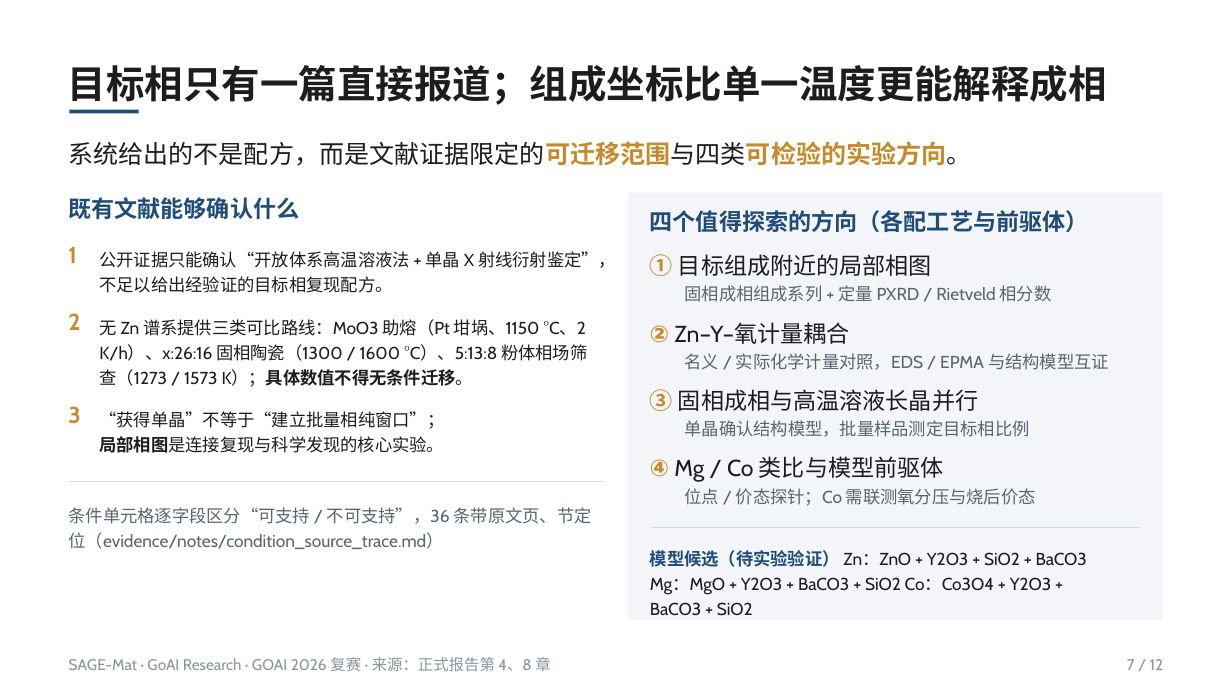
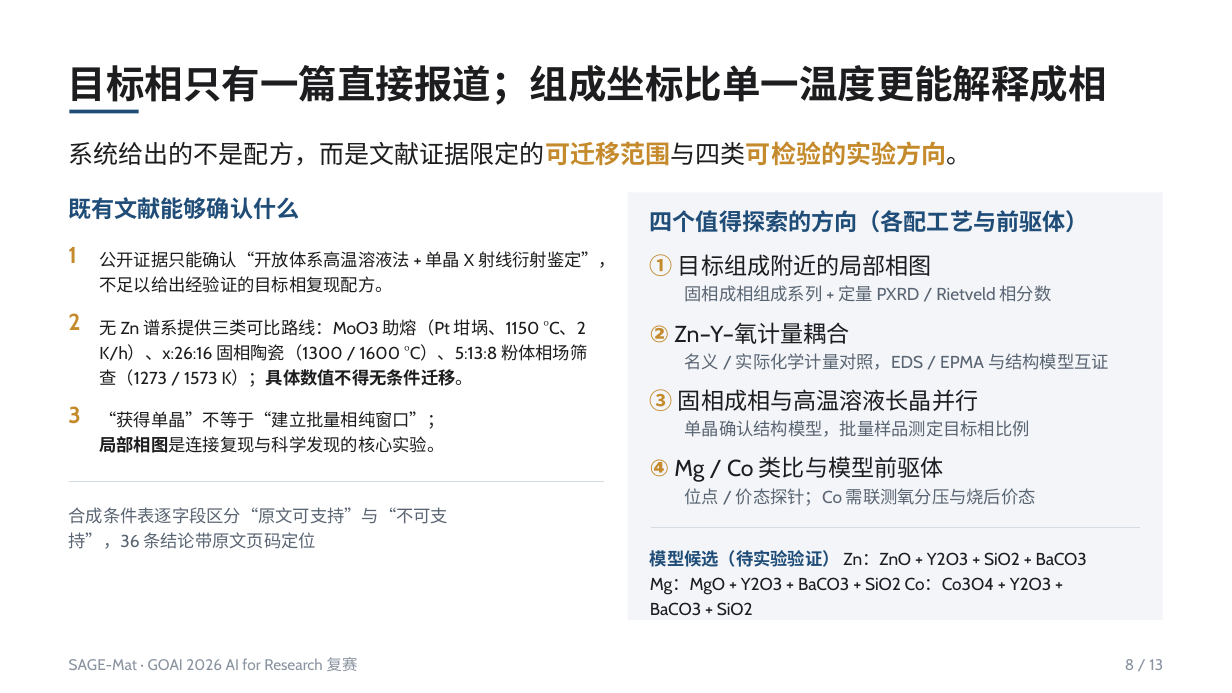
Before and after one commit to asimfish/goai_research, a slide deck: slide 8 of submission/goai_final/deck/SAGE-Mat_复赛方案说明.pptx (slide 7 before the commit). Drawn at 1232x693 pixels with LibreOffice and Linux fonts; fonts in the diff are those of the drawing. Boxes give left, top, right and bottom in pixels: in the first picture for what was removed or moved away, otherwise in the second. Text is boxed around its words. In the diff, an @@ line names an element or a change of style, - is before the commit and + after.

```diff
--- a/submission/goai_final/deck/SAGE-Mat_复赛方案说明.pptx
+++ b/submission/goai_final/deck/SAGE-Mat_复赛方案说明.pptx
@@ text at box(69, 507, 448, 549): text changed @@
-条件单元格逐字段区分“可支持 / 不可支持”，36 条带原文页、节定位（evidence/notes/condition_source_trace.md）
+合成条件表逐字段区分“原文可支持”与“不可支持”，36 条结论带原文页码定位
@@ text at box(69, 657, 358, 671): text changed @@
-SAGE-Mat · GoAI Research · GOAI 2026 复赛 · 来源：正式报告第 4、8 章
+SAGE-Mat · GOAI 2026 AI for Research 复赛
@@ text at box(1125, 659, 1163, 670): text changed @@
-7 / 12
+8 / 13
```
Also in this commit, not shown: 8 other slides changed, 4 slides added, 3 slides removed, 41 other files.
